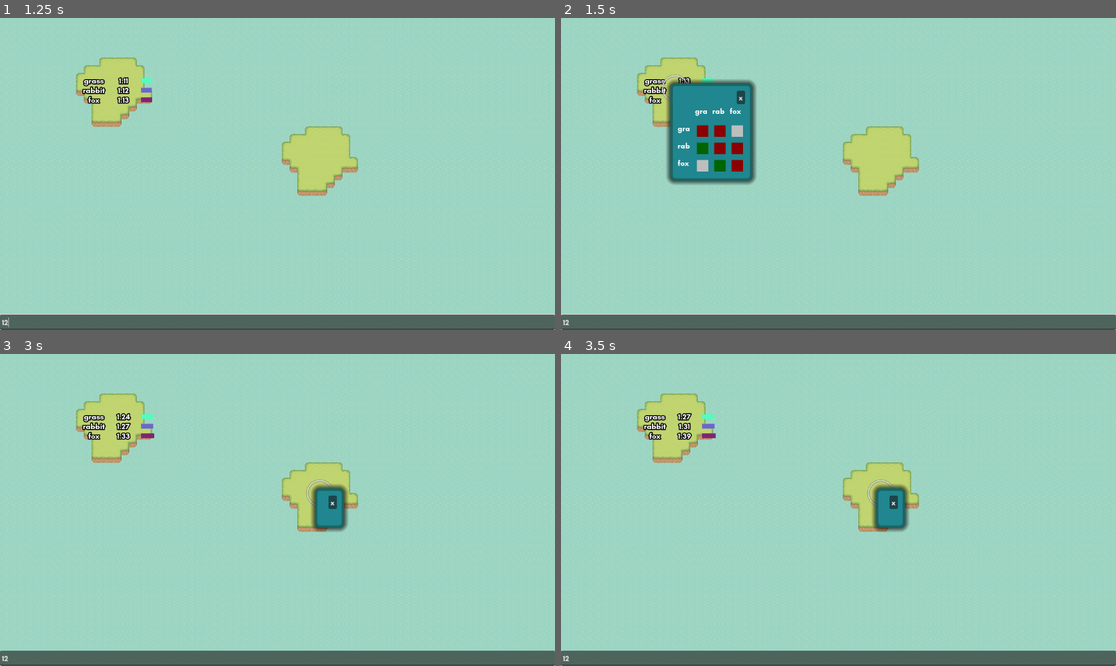
Above: before the commit, frames 1-4 (two rows, left to right).
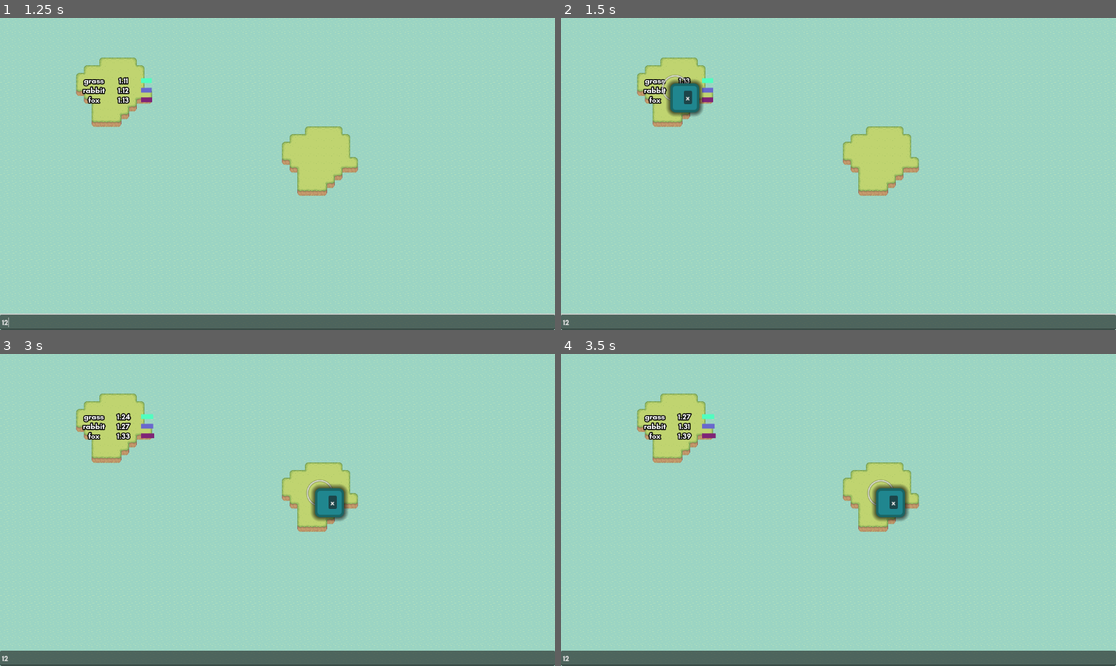
Above: after the commit, the same moments.

Repository: quimnuss/eco
Game: Godot game, scene res://scenes/world.tscn
The game is run twice, just before and just after one commit, with the same random seed, the same clock (stepped at 60 frames per second) and the same inputs.
Inputs (mouse positions are in pixels of both pictures, inside the frame that each line leads up to):
- Up to frame 1 (1.25 s): click (277, 323) at 0.52 s; type "12" at 0.6 s
- Up to frame 2 (1.5 s): move the mouse to (672, 86) at 1.27 s; hold Up (ui_up) from 1.28 s (still down); click (672, 86) at 1.42 s
- Up to frame 3 (3 s): release Up (ui_up) at 2 s; click "x" at 2 s; tap Enter at 2.75 s; move the mouse to (316, 491) at 2.77 s; hold Down (ui_down) from 2.78 s (still down); click (316, 491) at 2.92 s
- Up to frame 4 (3.5 s): keep holding Down (ui_down)

Frame 1 is identical in both runs. In frame 2, 4.9% of the frame differs, in the area x 19-36%, y 19-54%; in frame 3, 0.3%; in frame 4, 0.3%.
Error after the commit: Cannot call method 'get_parent' on a null value. (res://ui/species_grid.gd:19)

Commit message:
wip: range_rect as a scene

Diff:
--- /dev/null
+++ b/ui/range_rect.gd
@@ -0,0 +1,14 @@
+extends TextureRect
+
+var index_i : int
+var index_j : int
+
+signal turn_up(index_i, index_j)
+signal turn_down(index_i, index_j)
+
+func _input(event):
+    if event is InputEventMouseButton and event.is_pressed():
+        if event.button_index == MOUSE_BUTTON_WHEEL_UP:
+            turn_up.emit(index_i, index_j)
+        elif event.button_index == MOUSE_BUTTON_WHEEL_DOWN:
+            turn_down.emit(index_i, index_j)
--- /dev/null
+++ b/ui/range_rect.tscn
@@ -0,0 +1,16 @@
+[gd_scene load_steps=3 format=3 uid="uid://du8lhrvi6hj8h"]
+
+[ext_resource type="Texture2D" uid="uid://4ijgeli0wu32" path="res://assets/square_24.png" id="1_dt58j"]
+[ext_resource type="Script" path="res://ui/range_rect.gd" id="2_781f5"]
+
+[node name="TextureRect" type="TextureRect"]
+visible = false
+custom_minimum_size = Vector2(32, 32)
+offset_left = 36.0
+offset_top = 36.0
+offset_right = 68.0
+offset_bottom = 68.0
+texture = ExtResource("1_dt58j")
+expand_mode = 2
+stretch_mode = 3
+script = ExtResource("2_781f5")
--- a/ui/species_grid.gd
+++ b/ui/species_grid.gd
@@ -34,10 +34,18 @@
         grid_container.add_child(species_name)
 
         for j in range(num_species):
-            var one_square = square.duplicate()
+            var one_square = preload('res://ui/range_rect.tscn').instantiate()
+            one_square.index_i = i
+            one_square.index_j = j
             one_square.visible = true
             one_square.modulate = Color.GRAY
+            one_square.turn_up.connect(_on_turn_down)
             grid_container.add_child(one_square)
+
+func _on_turn_up(index_i : int, index_j : int):
+    pass
+func _on_turn_down(index_i : int, index_j : int):
+    pass
 
 func create_species_label(index : int) -> Label:
     var species_name : Label = Label.new()
--- a/ui/species_grid.tscn
+++ b/ui/species_grid.tscn
@@ -1,7 +1,7 @@
 [gd_scene load_steps=4 format=3 uid="uid://cxdx1cm2a7b4t"]
 
 [ext_resource type="Script" path="res://ui/species_grid.gd" id="1_naxn0"]
-[ext_resource type="Texture2D" uid="uid://4ijgeli0wu32" path="res://assets/square_24.png" id="2_cqndw"]
+[ext_resource type="PackedScene" uid="uid://du8lhrvi6hj8h" path="res://ui/range_rect.tscn" id="2_36p31"]
 
 [sub_resource type="StyleBoxFlat" id="StyleBoxFlat_0a1o6"]
 bg_color = Color(0.12549, 0.52549, 0.560784, 1)
@@ -20,24 +20,18 @@
 expand_margin_bottom = 10.0
 shadow_size = 10
 
-[node name="SpeciesGrid" type="Control" node_paths=PackedStringArray("square")]
+[node name="SpeciesGrid" type="Control"]
 layout_mode = 3
 anchors_preset = 0
 script = ExtResource("1_naxn0")
-square = NodePath("TextureRect")
 num_species = 4
 
-[node name="TextureRect" type="TextureRect" parent="."]
-visible = false
-custom_minimum_size = Vector2(32, 32)
-layout_mode = 2
-offset_left = 36.0
-offset_top = 36.0
-offset_right = 68.0
-offset_bottom = 68.0
-texture = ExtResource("2_cqndw")
-expand_mode = 2
-stretch_mode = 3
+[node name="RangeRect" parent="." instance=ExtResource("2_36p31")]
+layout_mode = 0
+offset_left = 0.0
+offset_top = 0.0
+offset_right = 32.0
+offset_bottom = 32.0
 
 [node name="Label" type="Label" parent="."]
 layout_mode = 0
@@ -61,11 +55,4 @@
 layout_mode = 2
 text = "x"
 
-[node name="GridContainer" type="GridContainer" parent="PanelContainer/VBoxContainer"]
-unique_name_in_owner = true
-layout_mode = 2
-theme_override_constants/h_separation = 10
-theme_override_constants/v_separation = 10
-columns = 5
-
 [connection signal="pressed" from="PanelContainer/VBoxContainer/HBoxContainer/Button" to="." method="_on_button_pressed"]
